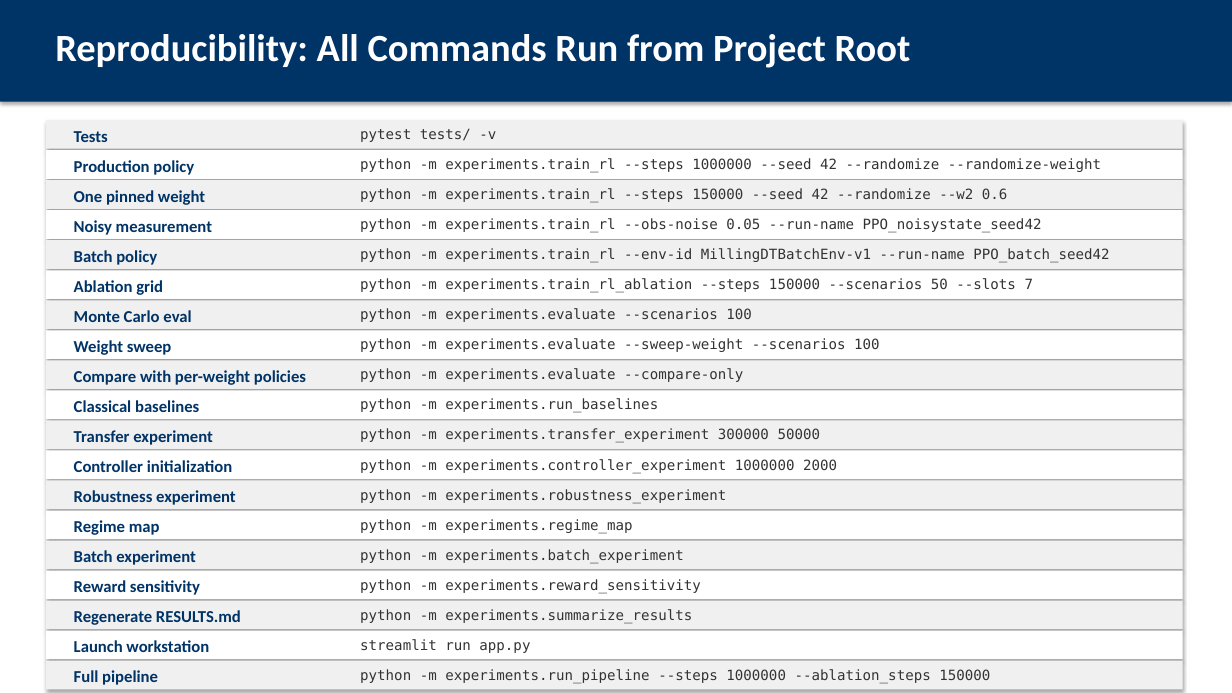
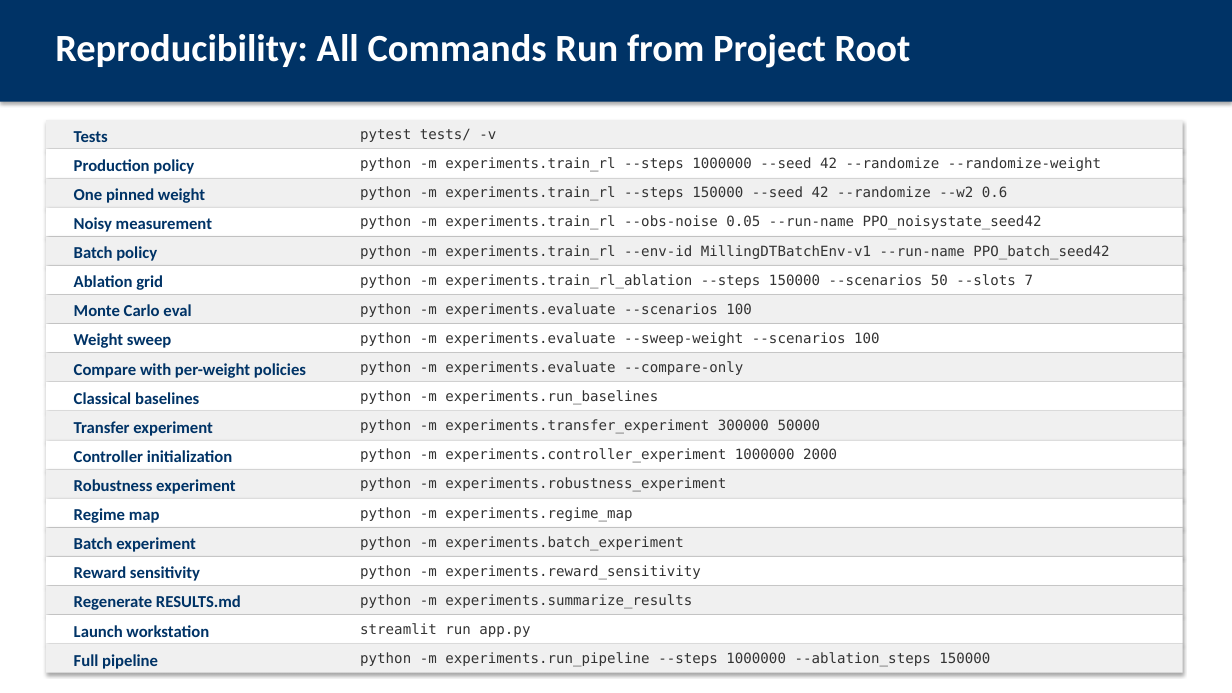
Before and after one commit to AbhinandIITM/AI-in-Mfg, a slide deck: slide 27 of report/presentation.pptx. Drawn at 1232x693 pixels with LibreOffice and Linux fonts; fonts in the diff are those of the drawing. Boxes give left, top, right and bottom in pixels: in the first picture for what was removed or moved away, otherwise in the second. Text is boxed around its words. In the diff, an @@ line names an element or a change of style, - is before the commit and + after.

```diff
--- a/report/presentation.pptx
+++ b/report/presentation.pptx
@@ 10 texts, 4 rectangles moved together from (x1=46, y1=240, x2=1183, y2=389) to (x1=46, y1=237, x2=1183, y2=382) @@
@@ 10 texts, 5 rectangles moved together from (x1=46, y1=331, x2=1183, y2=535) to (x1=46, y1=323, x2=1183, y2=523) @@
@@ 10 texts, 6 rectangles moved together from (x1=46, y1=511, x2=1183, y2=689) to (x1=46, y1=498, x2=1183, y2=673) @@
```
Also in this commit, not shown: 3 other slides changed, 7 other files.
